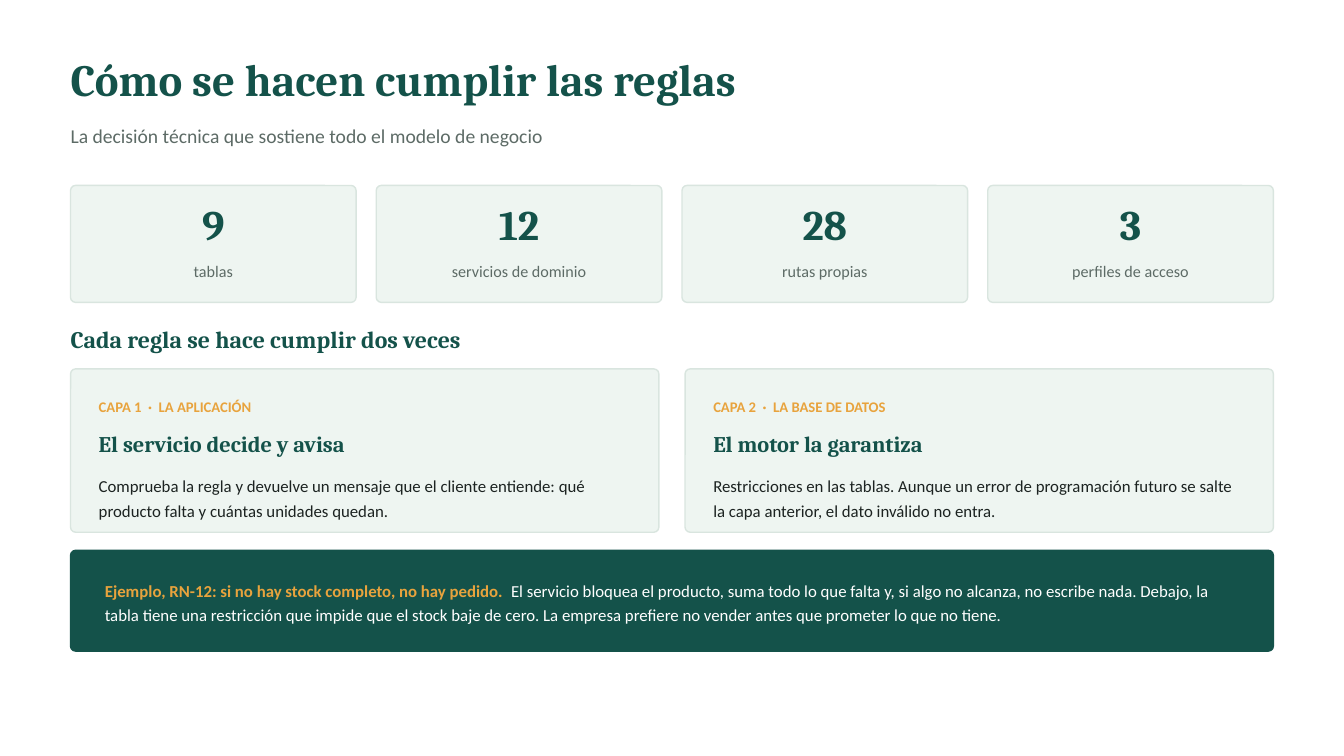
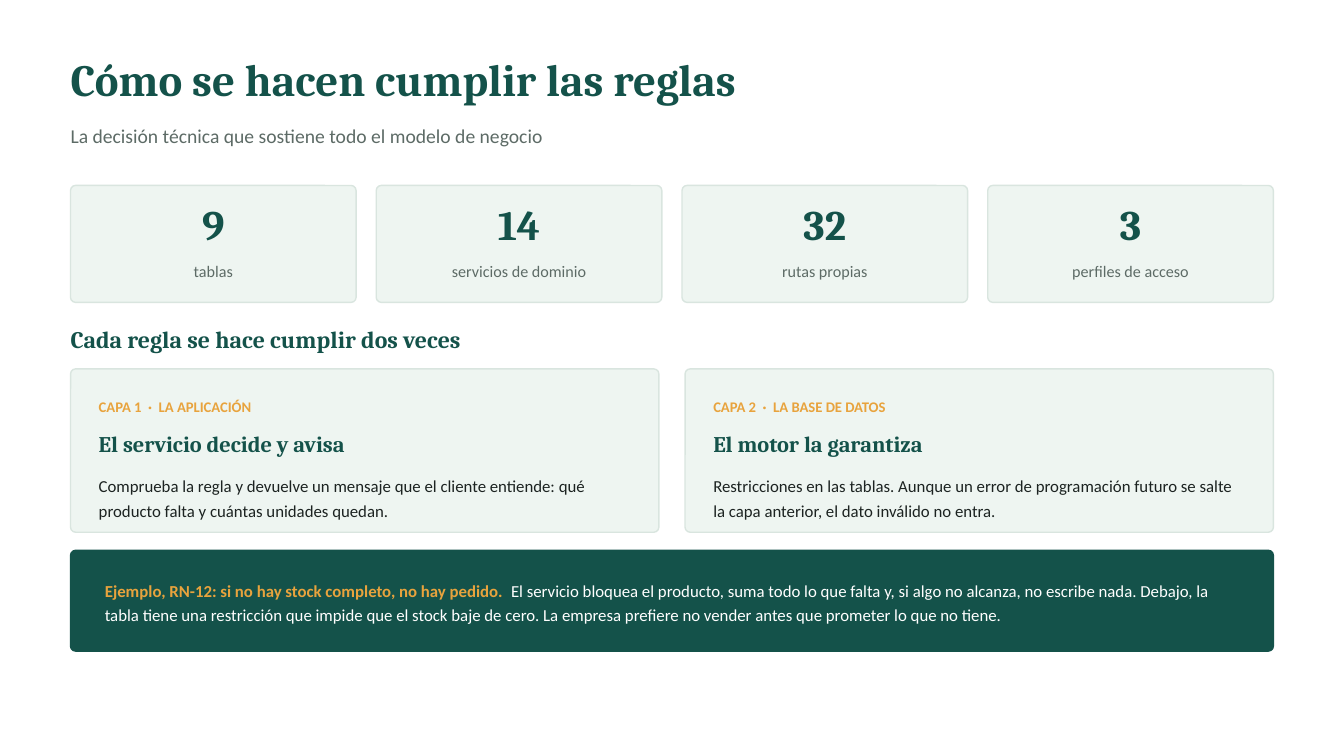
Before and after one commit to BrahamsCode/VetPetSurco, a slide deck: slide 10 of docs/presentacion/EA2_VetPetConnect.pptx. Drawn at 1344x756 pixels with LibreOffice and Linux fonts; fonts in the diff are those of the drawing. Boxes give left, top, right and bottom in pixels: in the first picture for what was removed or moved away, otherwise in the second. Text is boxed around its words. In the diff, an @@ line names an element or a change of style, - is before the commit and + after.

```diff
--- a/docs/presentacion/EA2_VetPetConnect.pptx
+++ b/docs/presentacion/EA2_VetPetConnect.pptx
@@ text at [498, 211, 540, 240]: text changed @@
-12
+14
@@ text at [803, 211, 846, 241]: text changed @@
-28
+32
```
Also in this commit, not shown: 5 other slides changed, 1 slide added, 5 other files.
